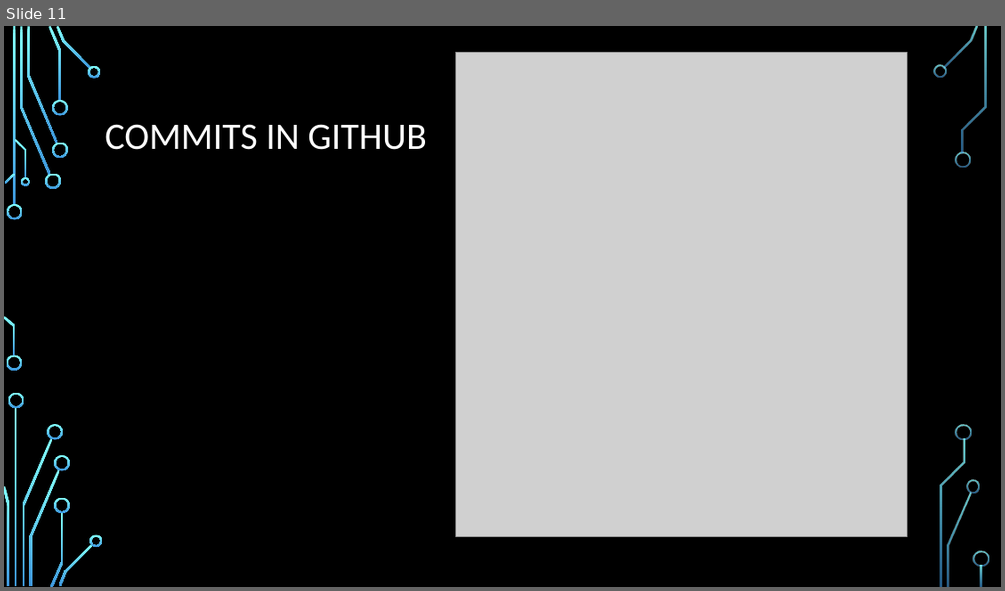
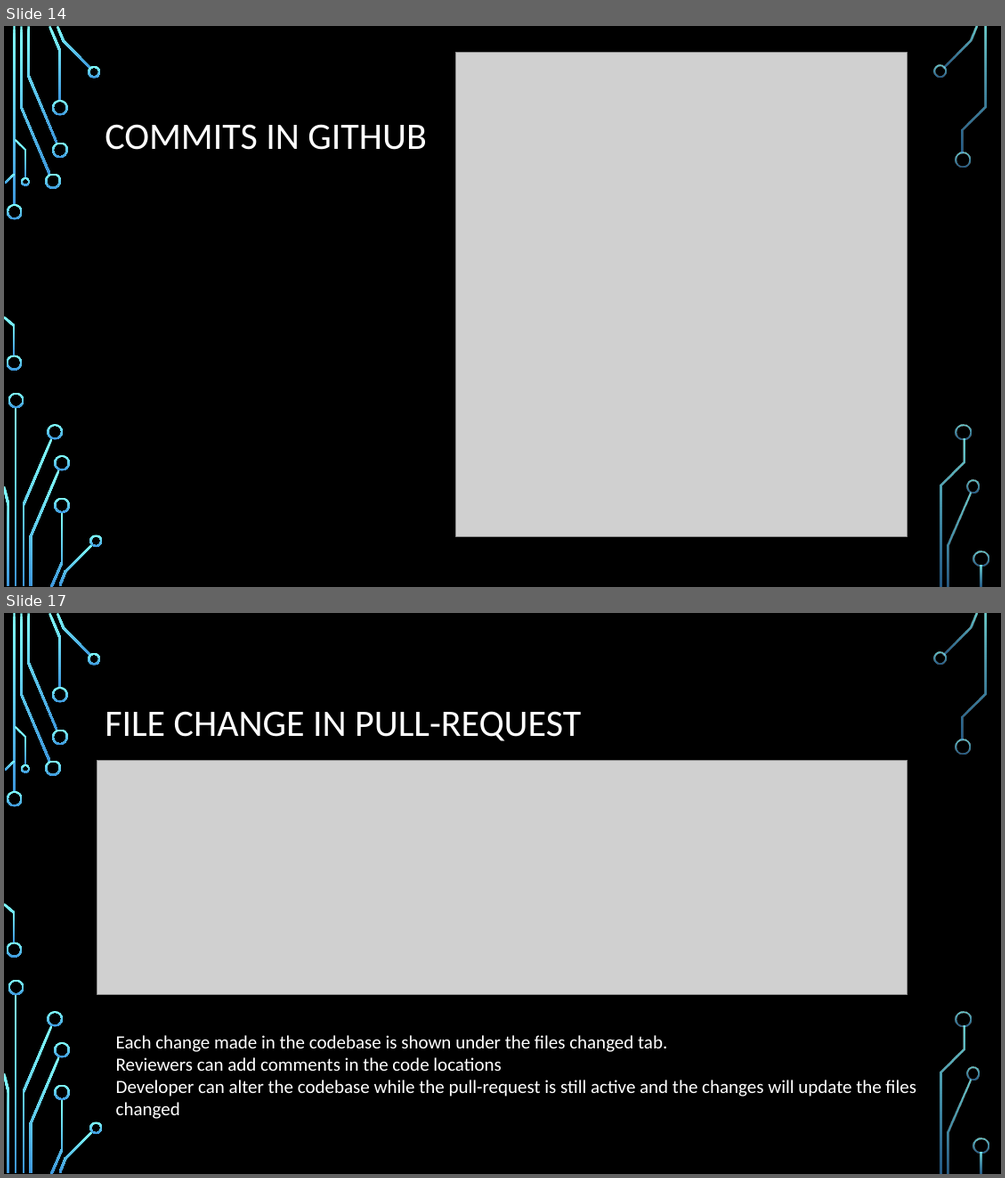
Before and after one commit to Ndig-BRO/DEV_training, a slide deck: BREAULT SWD TRAINING.pptx. Shown one above the other, each under a label of ours: slide 11 before the commit, slides 14 and 17 after it; the slides between them are not shown. The pictures are 1005x591 and 1005x1178 pixels, drawn with LibreOffice and Linux fonts; fonts in the diff are those of the drawing; grey boxes stand for pictures; background and template pictures are left out. Boxes give left, top, right and bottom in pixels: in the first picture for what was removed or moved away, otherwise in the second. Text is boxed around its words. In the diff, an @@ line names an element or a change of style, - is before the commit and + after.

```diff
--- a/BREAULT SWD TRAINING.pptx
+++ b/BREAULT SWD TRAINING.pptx
@@ slide 17 added at <box>4,613,1001,1174</box>, background picture (left out); not listed: 36 template elements that a slide beside it also shows @@
@@ title added at <box>105,711,581,741</box>, 36 pt, text #FFFFFF @@
+FILE CHANGE IN PULL-REQUEST
@@ picture added at <box>97,761,907,995</box> @@
@@ text added at <box>116,1035,916,1119</box>, 18 pt, text #FFFFFF @@
+Each change made in the codebase is shown under the files changed tab.
+Reviewers can add comments in the code locations
+Developer can alter the codebase while the pull-request is still active and the changes will update the files changed
@@ what was slide 11 is now slide 14 @@
```
Also in this commit, not shown: 7 slides changed, 5 other slides added, 2 slides removed.
